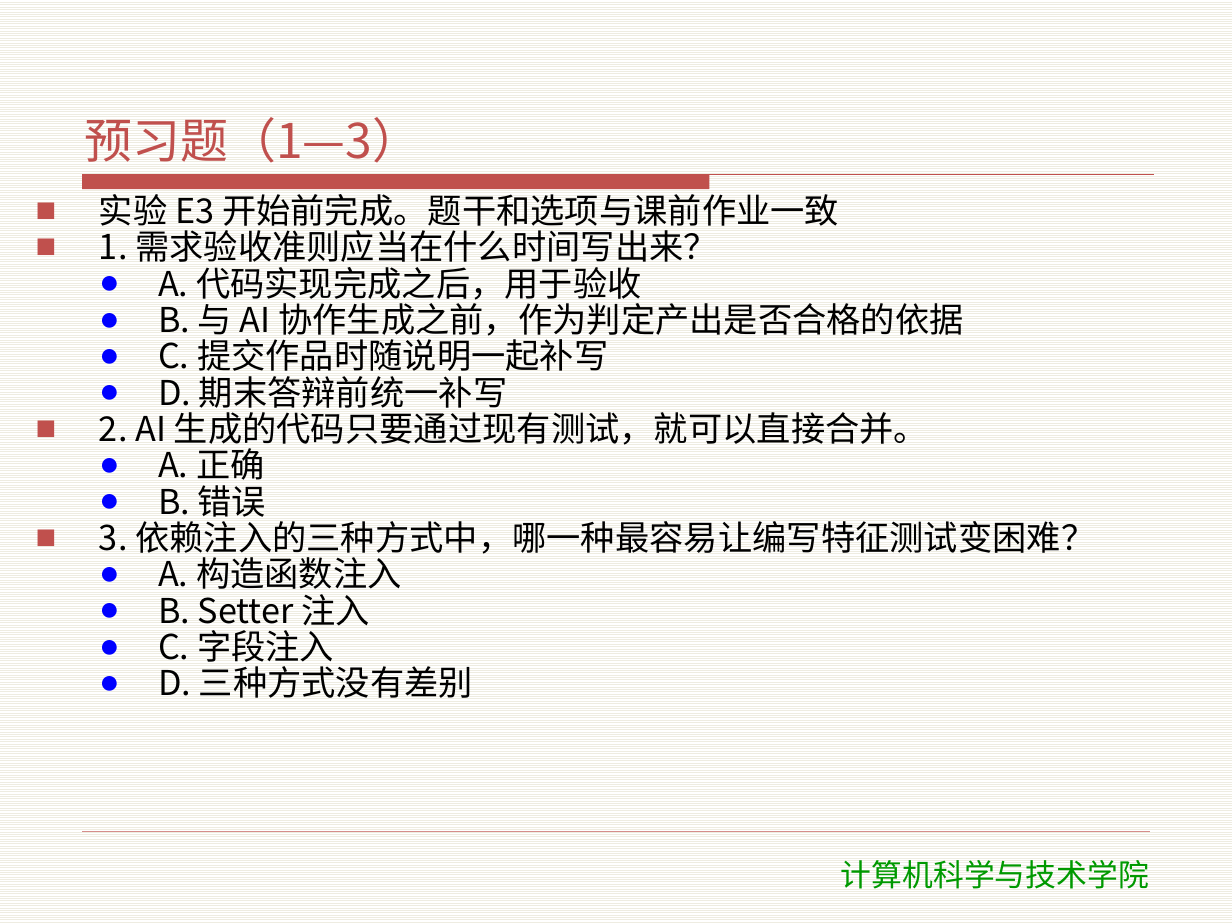
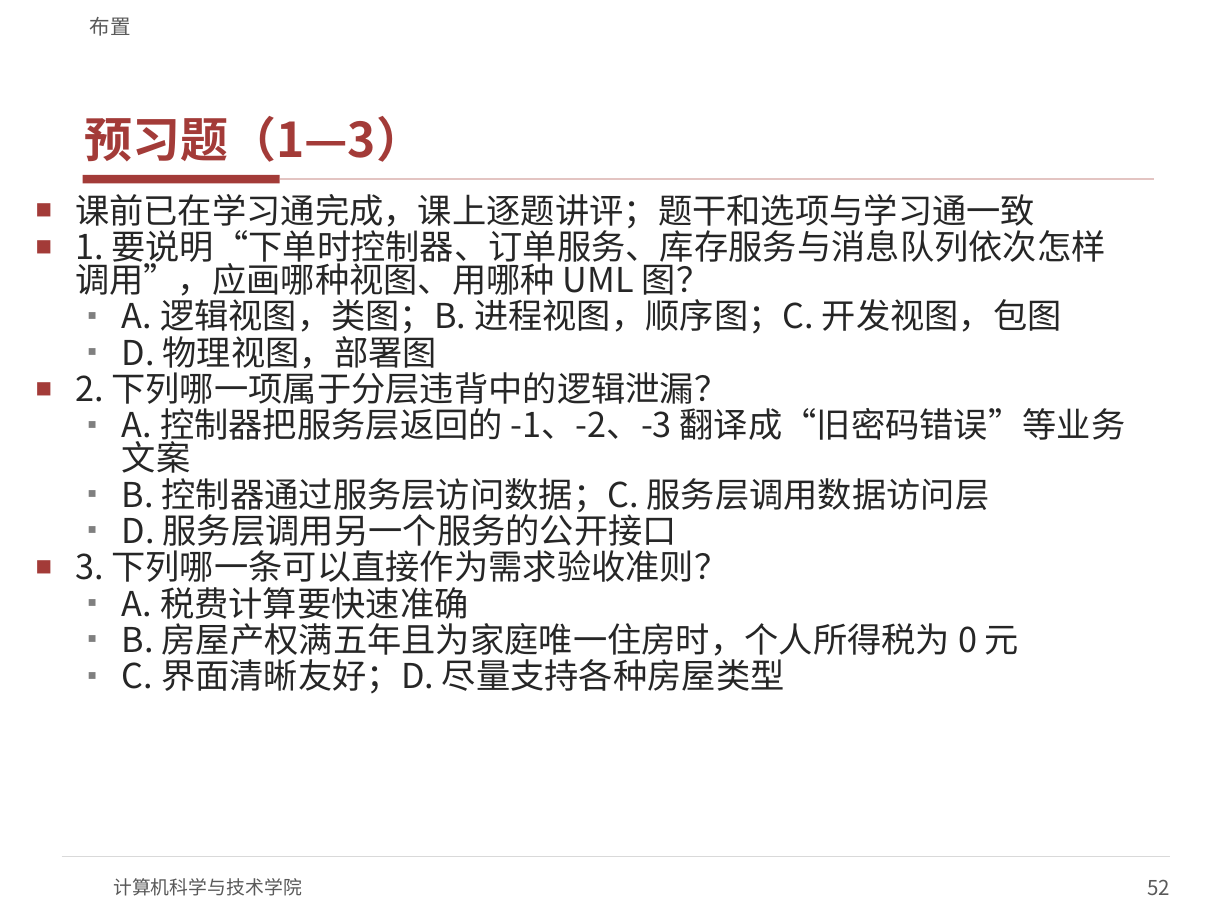
Before and after one commit to meng004/mall, a slide deck: slide 52 of SDC/教学资料/课件/T3-体系结构设计（一）.pptx (slide 34 before the commit). Drawn at 1232x924 pixels with LibreOffice and Linux fonts; fonts in the diff are those of the drawing; background and template pictures are left out. Boxes give left, top, right and bottom in pixels: in the first picture for what was removed or moved away, otherwise in the second. Text is boxed around its words. In the diff, an @@ line names an element or a change of style, - is before the commit and + after.

```diff
--- a/SDC/教学资料/课件/T3-体系结构设计（一）.pptx
+++ b/SDC/教学资料/课件/T3-体系结构设计（一）.pptx
@@ background pattern #EEECE1 on #FFFFFF to #FFFFFF @@
@@ text added at box(90, 17, 131, 36), 12 pt, text #595959 @@
+布置
@@ title "预习题（1—3）" at box(85, 116, 424, 162): text colour #C0504D to #A33B38, bold on @@
@@ freeform shape removed at box(83, 175, 1154, 190) @@
@@ rectangle added at box(83, 175, 280, 184), fill #A33B38 @@
@@ text at box(75, 194, 1126, 693): text changed; text colour #000000 to #262626 @@
-■ 实验 E3 开始前完成。题干和选项与课前作业一致
-■ 1. 需求验收准则应当在什么时间写出来？
-  ● A. 代码实现完成之后，用于验收
-  ● B. 与 AI 协作生成之前，作为判定产出是否合格的依据
-  ● C. 提交作品时随说明一起补写
-  ● D. 期末答辩前统一补写
-■ 2. AI 生成的代码只要通过现有测试，就可以直接合并。
-  ● A. 正确
-  ● B. 错误
-■ 3. 依赖注入的三种方式中，哪一种最容易让编写特征测试变困难？
-  ● A. 构造函数注入
-  ● B. Setter 注入
-  ● C. 字段注入
-  ● D. 三种方式没有差别
+■ 课前已在学习通完成，课上逐题讲评；题干和选项与学习通一致
+■ 1. 要说明“下单时控制器、订单服务、库存服务与消息队列依次怎样
+  调用”，应画哪种视图、用哪种 UML 图？
+  ▪ A. 逻辑视图，类图；B. 进程视图，顺序图；C. 开发视图，包图
+  ▪ D. 物理视图，部署图
+■ 2. 下列哪一项属于分层违背中的逻辑泄漏？
+  ▪ A. 控制器把服务层返回的 -1、-2、-3 翻译成“旧密码错误”等业务
+    文案
+  ▪ B. 控制器通过服务层访问数据；C. 服务层调用数据访问层
+  ▪ D. 服务层调用另一个服务的公开接口
+■ 3. 下列哪一条可以直接作为需求验收准则？
+  ▪ A. 税费计算要快速准确
+  ▪ B. 房屋产权满五年且为家庭唯一住房时，个人所得税为 0 元
+  ▪ C. 界面清晰友好；D. 尽量支持各种房屋类型
@@ line added from (280, 180) to (1154, 180), #E3C4C2 1 pt @@
@@ line moved from (83, 832) - (1149, 832) to (62, 856) - (1170, 856) @@
@@ line (62, 856) - (1170, 856): stroke #C0504D 0.25 pt to #D9D9D9 0.75 pt @@
@@ text "计算机科学与技术学院": place and size @@
-text "计算机科学与技术学院" at box(841, 860, 1149, 889)
+text "计算机科学与技术学院" at box(113, 878, 302, 896)
@@ text "计算机科学与技术学院" at box(113, 878, 302, 896): size 18 to 11 pt, font DejaVu Sans to Noto Sans CJK SC, text colour #009900 to #595959; alignment centre to left; less space between paragraphs; vertical alignment top to middle @@
@@ page number added at box(1148, 879, 1171, 895), 12 pt, text #595959 @@
+52
```
Also in this commit, not shown: 30 other slides changed, 24 slides added, 5 slides removed, 19 other files.
